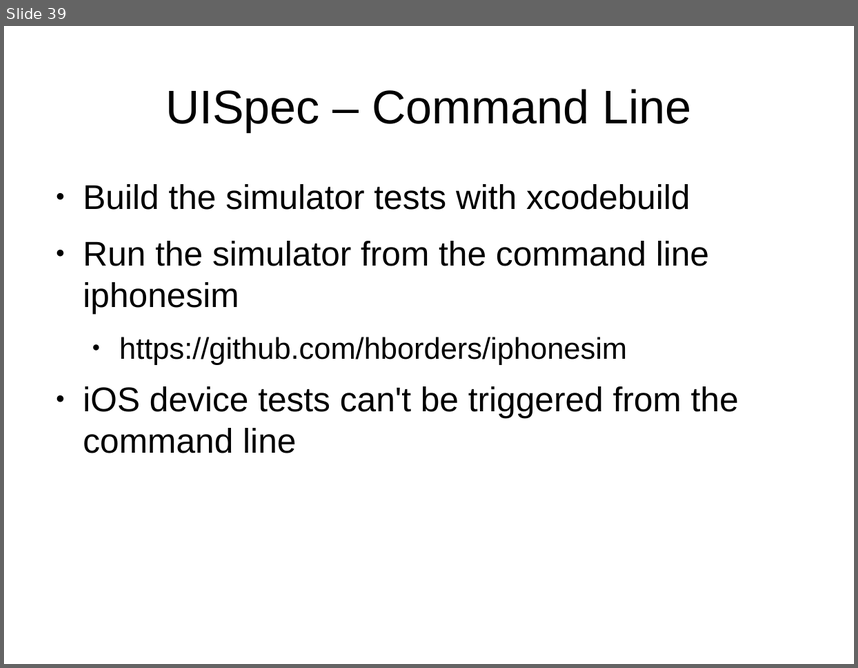
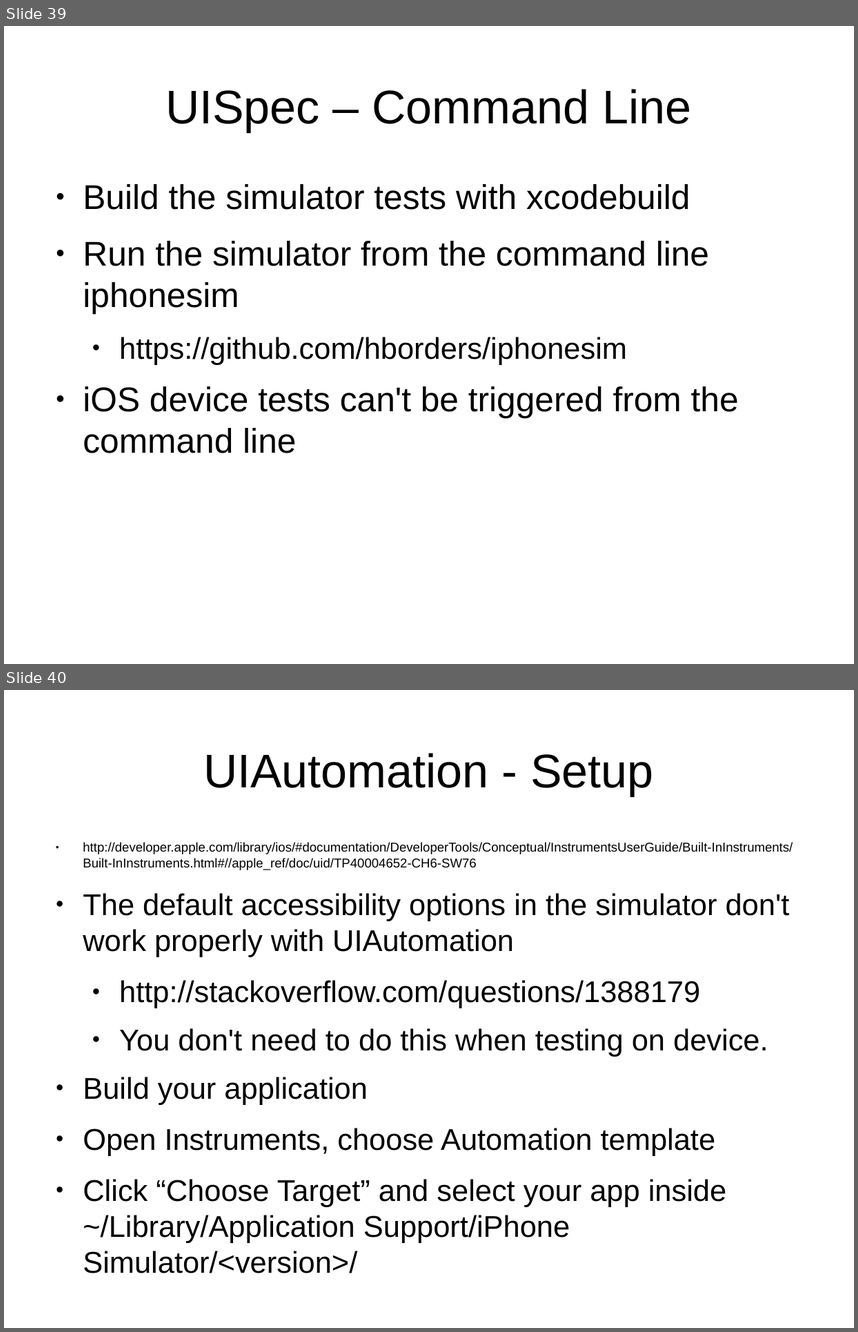
Before and after one commit to StlMobileDev/iPhone-Testing, a slide deck: Testing-Testing-iOS.odp. Shown one above the other, each under a label of ours: slide 39 before the commit, slides 39 and 40 after it. The pictures are 858x668 and 858x1332 pixels, drawn with LibreOffice and Linux fonts; fonts in the diff are those of the drawing. Boxes give left, top, right and bottom in pixels: in the first picture for what was removed or moved away, otherwise in the second. Text is boxed around its words. In the diff, an @@ line names an element or a change of style, - is before the commit and + after.

```diff
--- a/Testing-Testing-iOS.odp
+++ b/Testing-Testing-iOS.odp
@@ slide 40 added at [4, 690, 854, 1328], background #FFFFFF @@
@@ title added at [203, 753, 653, 796], 44 pt, text #000000 @@
+UIAutomation - Setup
@@ text added at [83, 842, 793, 1273], 28 pt, text #000000 @@
+● http://developer.apple.com/library/ios/#documentation/DeveloperTools/Conceptual/InstrumentsUserGuide/Built-InInstruments/Built-InInstruments.html#//apple_ref/doc/uid/TP40004652-CH6-SW76
+● The default accessibility options in the simulator don't work properly with UIAutomation
+  ● http://stackoverflow.com/questions/1388179
+  ● You don't need to do this when testing on device.
+● Build your application
+● Open Instruments, choose Automation template
+● Click “Choose Target” and select your app inside ~/Library/Application Support/iPhone Simulator/<version>/
```
Also in this commit, not shown: 3 slides changed, 8 other slides added, 2 other files.
